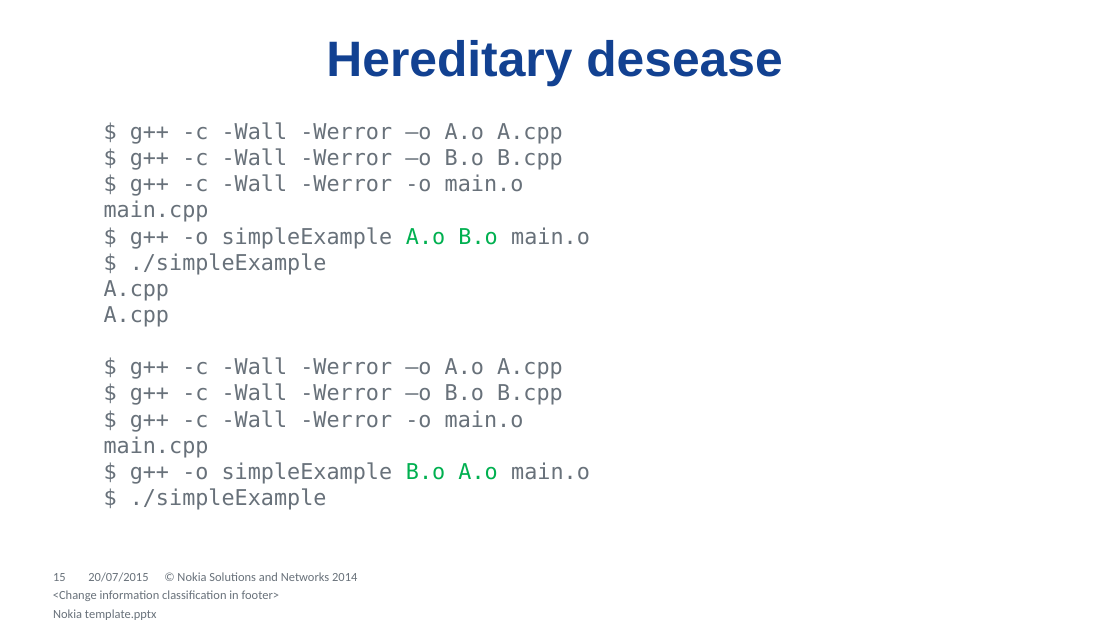
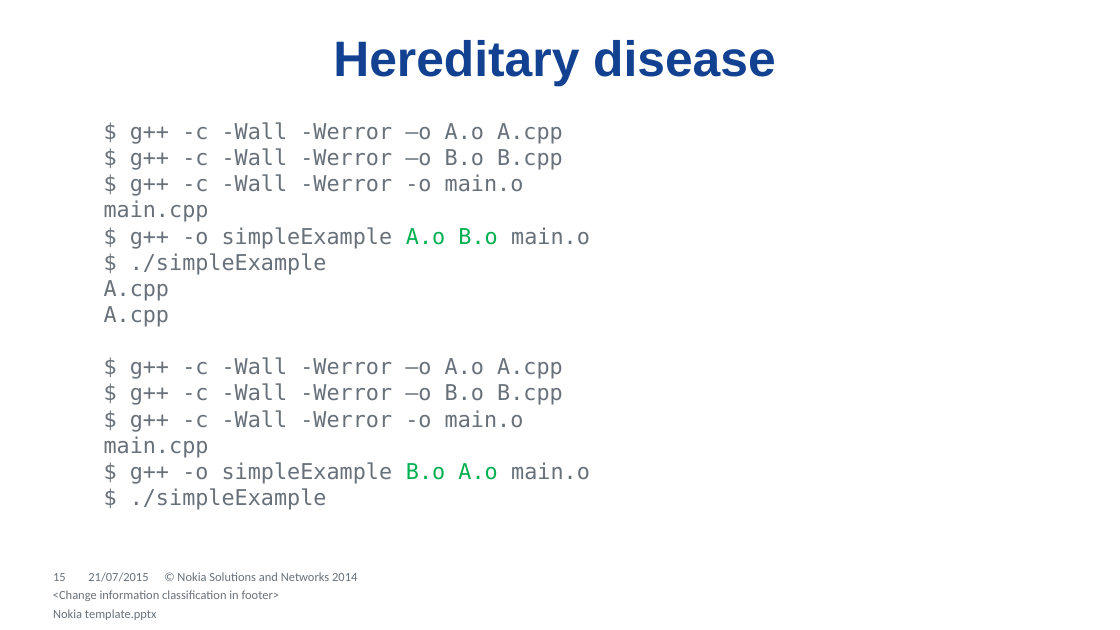
Before and after one commit to dendibakh/Linker, a slide deck: slide 15 of Diving into C++ linker.pptx. Drawn at 1120x630 pixels with LibreOffice and Linux fonts; fonts in the diff are those of the drawing; background and template pictures are left out. Boxes give left, top, right and bottom in pixels: in the first picture for what was removed or moved away, otherwise in the second. Text is boxed around its words. In the diff, an @@ line names an element or a change of style, - is before the commit and + after.

Commit message:
Added hereditary disease slides.

```diff
--- a/Diving into C++ linker.pptx
+++ b/Diving into C++ linker.pptx
@@ title at <box>333,40,776,87</box>: text changed @@
-Hereditary desease
+Hereditary disease
@@ text at <box>88,572,148,582</box>: text changed @@
-20/07/2015
+21/07/2015
```
Also in this commit, not shown: 23 other slides changed, 2 slides added, 1 slide removed, 2 other files.
